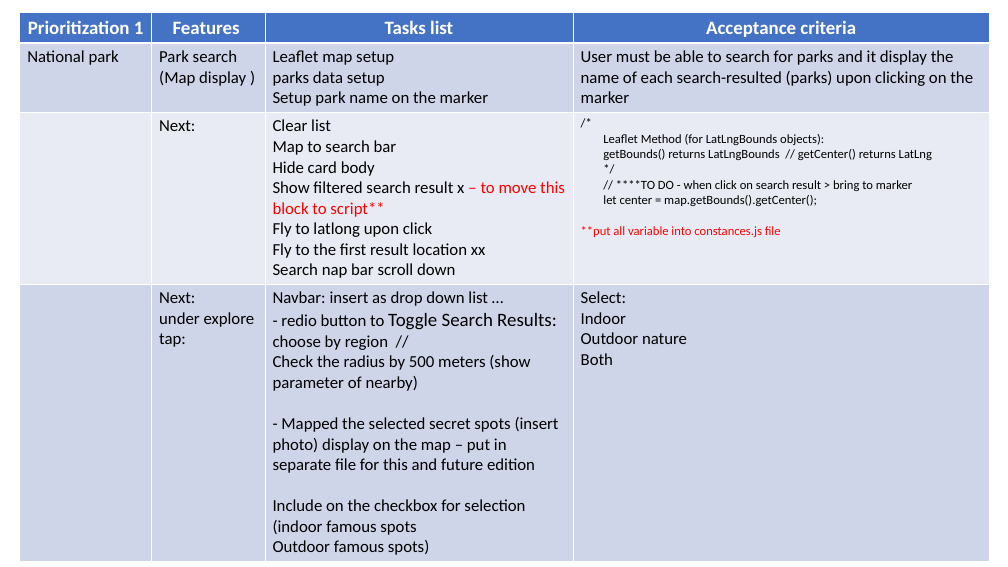
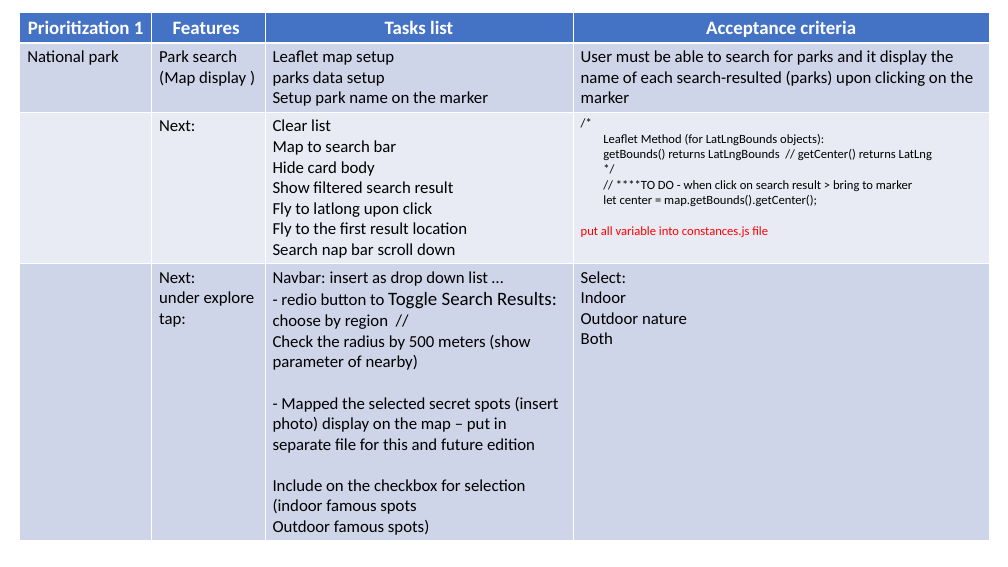
Before and after one commit to annette-p/pre-wedding-photoshoot-locations, a slide deck: slide 7 of wireframe.pptx. Drawn at 1008x567 pixels with LibreOffice and Linux fonts; fonts in the diff are those of the drawing. Boxes give left, top, right and bottom in pixels: in the first picture for what was removed or moved away, otherwise in the second. Text is boxed around its words. In the diff, an @@ line names an element or a change of style, - is before the commit and + after.

```diff
--- a/wireframe.pptx
+++ b/wireframe.pptx
@@ table at <box>20,12,990,539</box> @@
-row 3, column 3: Clear list / Map to search bar / Hide card body / Show filtered search result x – to move this block to script** / Fly to latlong upon click / Fly to the first result location xx / Search nap bar scroll down
+row 3, column 3: Clear list / Map to search bar / Hide card body / Show filtered search result / Fly to latlong upon click / Fly to the first result location / Search nap bar scroll down
-row 3, column 4: /* / Leaflet Method (for LatLngBounds objects): / getBounds() returns LatLngBounds // getCenter() returns LatLng / */ / // ****TO DO - when click on search result > bring to marker / let center = map.getBounds().getCenter(); / **put all variable into constances.js file
+row 3, column 4: /* / Leaflet Method (for LatLngBounds objects): / getBounds() returns LatLngBounds // getCenter() returns LatLng / */ / // ****TO DO - when click on search result > bring to marker / let center = map.getBounds().getCenter(); / put all variable into constances.js file
```
Also in this commit, not shown: 3 other files.
